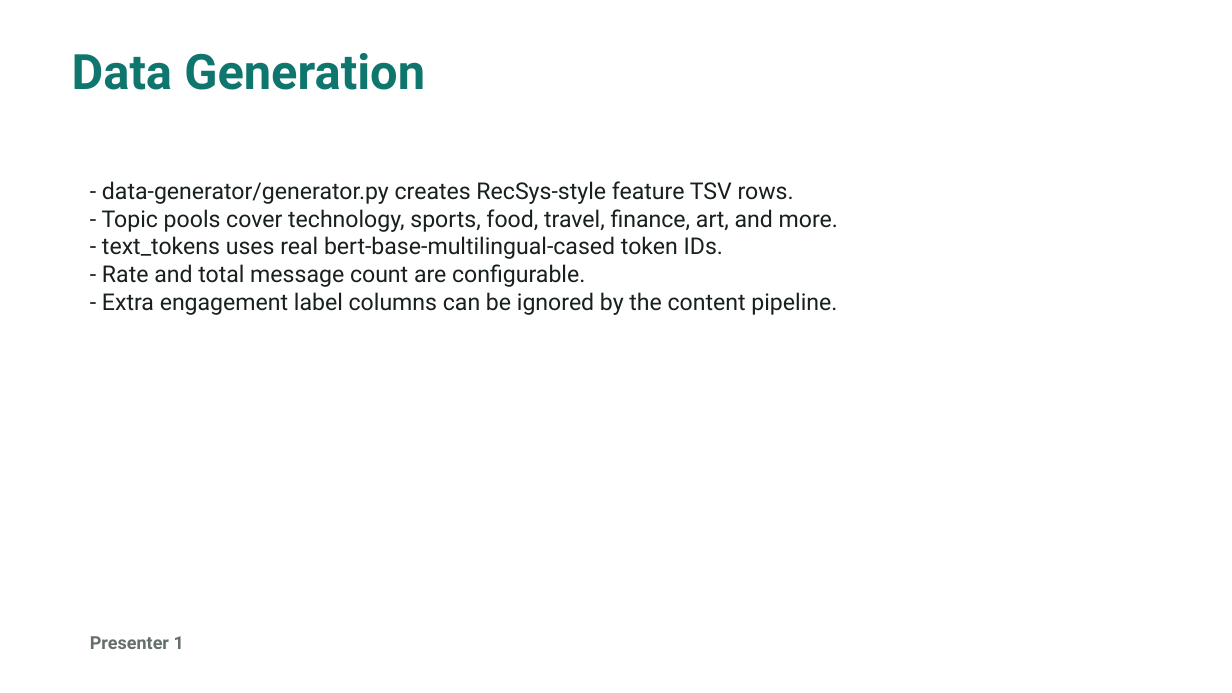
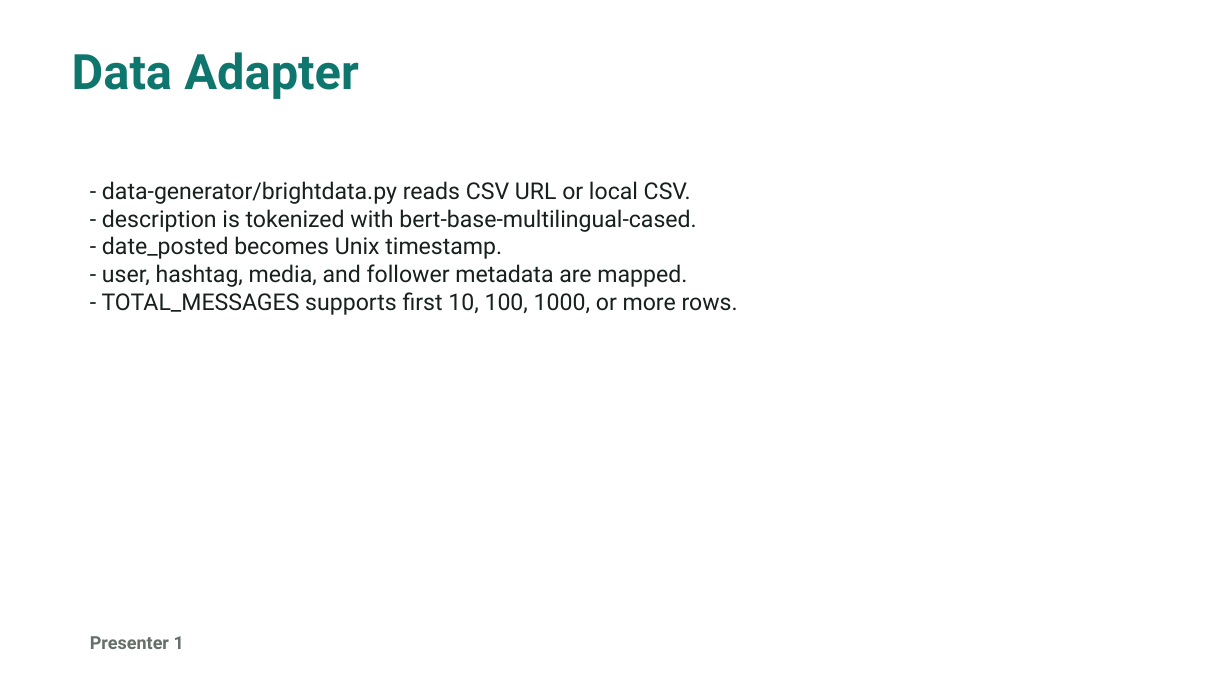
Before and after one commit to mrnhtyzgld/DsitribuTweet, a slide deck: slide 6 of docs/distributweet_final_presentation.pptx. Drawn at 1232x693 pixels with LibreOffice and Linux fonts; fonts in the diff are those of the drawing. Boxes give left, top, right and bottom in pixels: in the first picture for what was removed or moved away, otherwise in the second. Text is boxed around its words. In the diff, an @@ line names an element or a change of style, - is before the commit and + after.

Commit message:
Switch demo dataset to Bright Data Twitter X sample

```diff
--- a/docs/distributweet_final_presentation.pptx
+++ b/docs/distributweet_final_presentation.pptx
@@ text at (72, 52, 359, 99): text changed @@
-Data Generation
+Data Adapter
@@ text at (102, 181, 738, 315): text changed @@
-- data-generator/generator.py creates RecSys-style feature TSV rows.
-- Topic pools cover technology, sports, food, travel, finance, art, and more.
-- text_tokens uses real bert-base-multilingual-cased token IDs.
-- Rate and total message count are configurable.
-- Extra engagement label columns can be ignored by the content pipeline.
+- data-generator/brightdata.py reads CSV URL or local CSV.
+- description is tokenized with bert-base-multilingual-cased.
+- date_posted becomes Unix timestamp.
+- user, hashtag, media, and follower metadata are mapped.
+- TOTAL_MESSAGES supports first 10, 100, 1000, or more rows.
```
Also in this commit, not shown: 6 other slides changed, 1 slide added, 1 slide removed, 23 other files.
